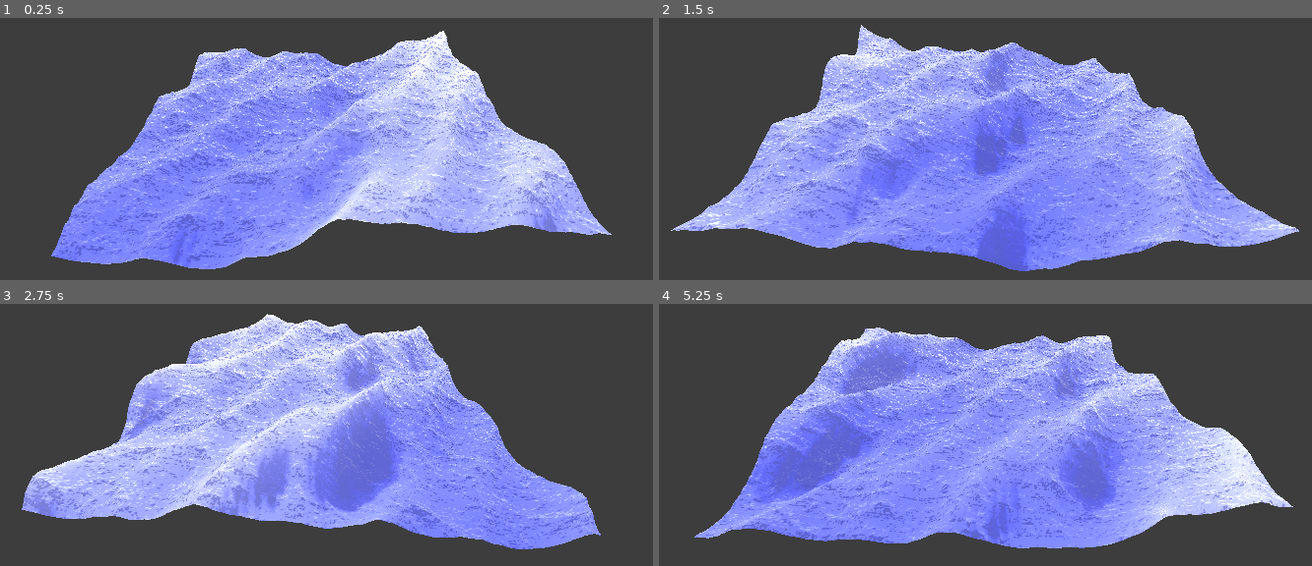
Above: before the commit, frames 1-4 (two rows, left to right).
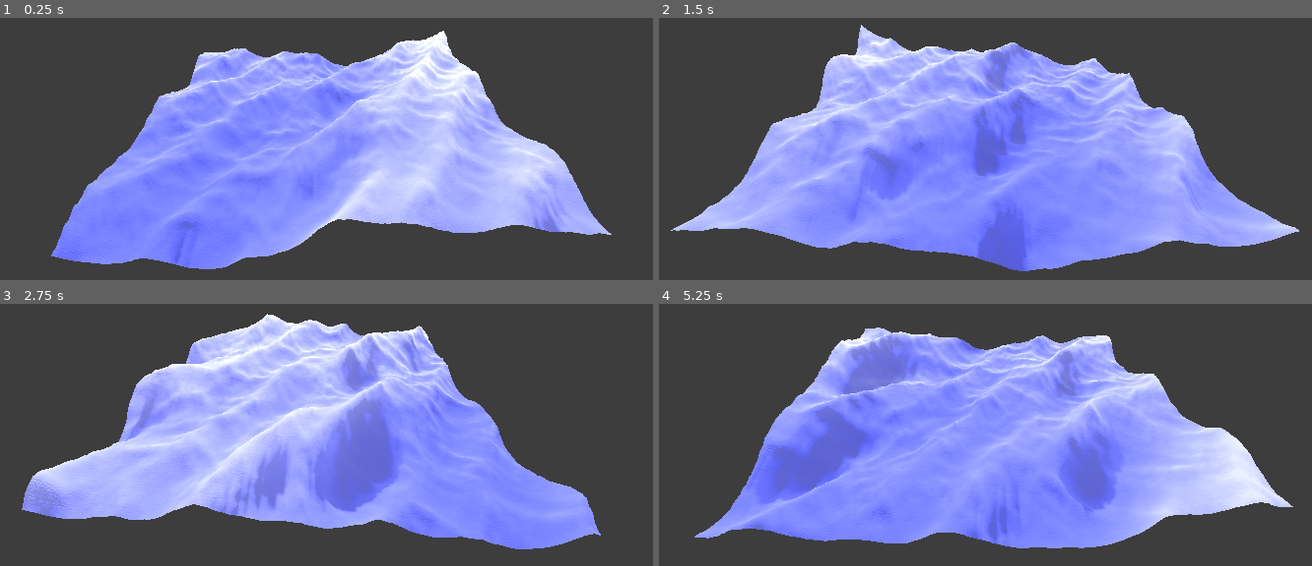
Above: after the commit, the same moments.

Repository: gersondekleuver/godot-gerstner-waves
Game: Godot game, scene res://stylized_ocean/stylized_ocean_scene.tscn
The game is run twice, just before and just after one commit, with the same random seed, the same clock (stepped at 60 frames per second) and the same inputs. Before the commit the project has no main scene; this scene is started directly in both runs.
Inputs:
- Up to frame 1 (0.25 s): no input
- Up to frame 2 (1.5 s): no input
- Up to frame 3 (2.75 s): no input
- Up to frame 4 (5.25 s): no input

The runs differ from the first frame. In frame 1, 7.9% of the frame differs, in the area x 8-93%, y 5-96%; in frame 2, 8.3%, in the area x 1-99%, y 2-97%; in frame 3, 8.0%; in frame 4, 8.0%.

Commit message:
moving stuff

Diff:
--- a/godot-ocean-shader-collection-4.3/project.godot
+++ b/godot-ocean-shader-collection-4.3/project.godot
@@ -11,7 +11,7 @@
 [application]
 
 config/name="Godot ocean shader collection 4.3"
-run/main_scene="res://stylized_wave/stylized_wave_scene.tscn"
+run/main_scene="res://stylized_ocean/stylized_ocean_scene.tscn"
 config/features=PackedStringArray("4.3", "Forward Plus")
 config/icon="res://icon.svg"
 
--- a/godot-ocean-shader-collection-4.3/stylized_ocean/stylized_ocean_scene.tscn
+++ b/godot-ocean-shader-collection-4.3/stylized_ocean/stylized_ocean_scene.tscn
@@ -55,7 +55,7 @@
 shader_parameter/height_noise_amplitude = 5.0
 shader_parameter/height_noise_smoothness = 25.0
 shader_parameter/height_noise_speed = 0.025
-shader_parameter/central_noise_e = 0.001
+shader_parameter/central_noise_e = 0.301
 shader_parameter/wave_1 = Vector4(1, 1, 0.2, 5)
 shader_parameter/wave_2 = Vector4(2, 1, 0.2, 3)
 shader_parameter/wave_3 = Vector4(1, 2, 0.15, 7)
--- a/godot-ocean-shader-collection-4.3/stylized_ocean/visual_shaders/gerstner_wave.gdshader
+++ b/godot-ocean-shader-collection-4.3/stylized_ocean/visual_shaders/gerstner_wave.gdshader
@@ -3,16 +3,18 @@
 // Basic properties
 uniform vec3 albedo : source_color;
 uniform vec3 albedo_fresnel : source_color;
-uniform vec3 height_based_albedo : source_color;
 
 // Extra properties
 uniform float roughness : hint_range(0.0, 1.0) = 0;
 uniform float metallic : hint_range(0.0, 1.0) = 0.2;
 uniform float fresnel_effect : hint_range(3.0, 20, 0.5) = 5;
+
+// Height based albedo
 uniform bool height_based_color = true;
+uniform vec3 height_based_albedo : source_color;
 uniform vec2 height_based_color_settings = vec2(3.0,2.0);
 
-// normal texture variables
+// Normal texture variables
 uniform sampler2D normal_texture_1;
 uniform sampler2D normal_texture_2;
 uniform float normal_texture_speed_1 : hint_range(0.0, 2.0, 0.1) = 0.3;
